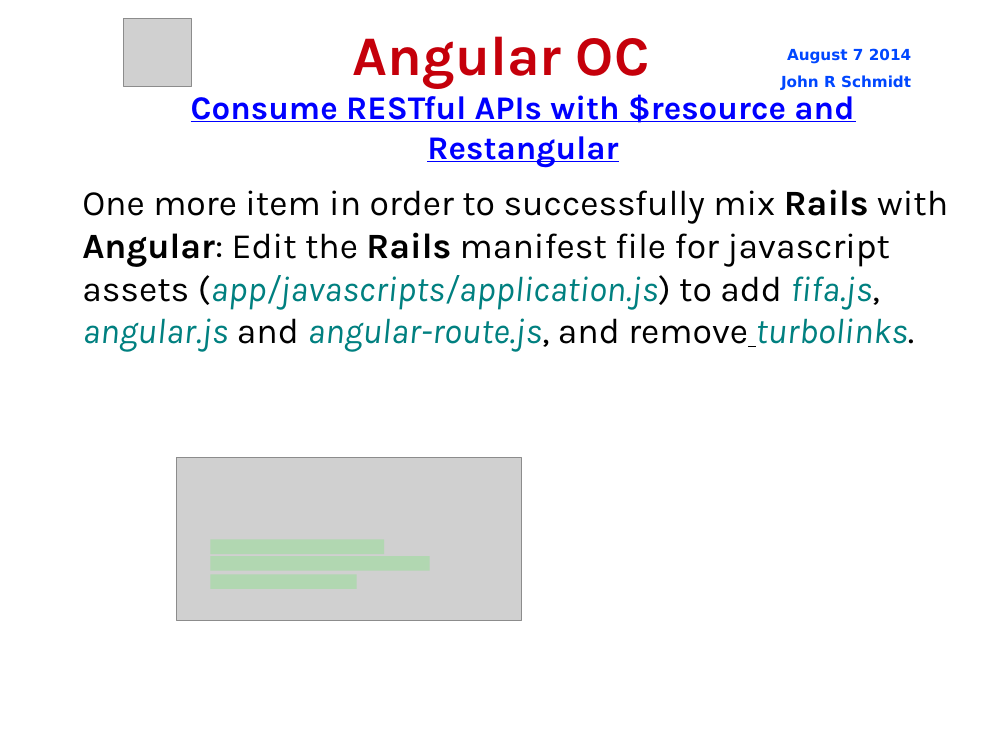
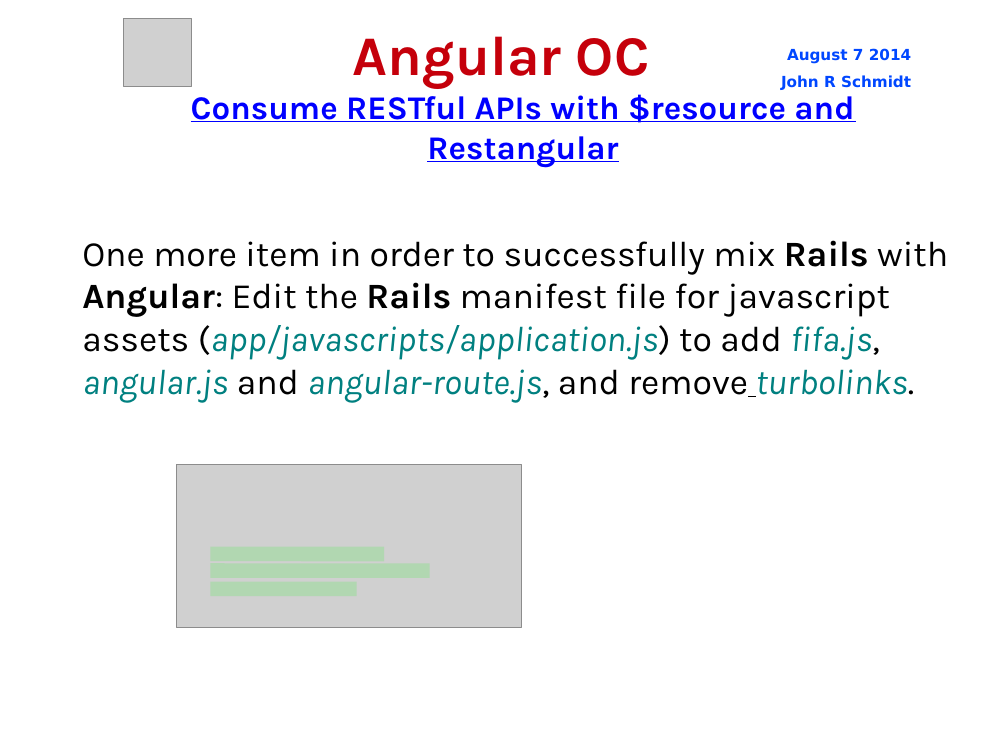
Before and after one commit to jrschmidt/fifa-angular-rest-demo, a slide deck: slide 23 of fifa.odp. Drawn at 1008x756 pixels with LibreOffice and Linux fonts; fonts in the diff are those of the drawing; grey boxes stand for pictures; background and template pictures are left out. Boxes give left, top, right and bottom in pixels: in the first picture for what was removed or moved away, otherwise in the second. Text is boxed around its words. In the diff, an @@ line names an element or a change of style, - is before the commit and + after.

```diff
--- a/fifa.odp
+++ b/fifa.odp
@@ subtitle "One more item in order ...": place and size @@
-subtitle "One more item in order ..." at <box>82,189,948,352</box>
+subtitle "One more item in order ..." at <box>82,240,948,403</box>
@@ picture: place and size @@
-picture at <box>177,457,521,620</box>
+picture at <box>177,465,521,627</box>
@@ line moved from (210, 547) - (384, 547) to (210, 554) - (384, 554) @@
@@ line moved from (210, 563) - (430, 563) to (210, 571) - (430, 571) @@
@@ line moved from (210, 582) - (357, 582) to (210, 589) - (357, 589) @@
```
Also in this commit, not shown: 13 other slides changed, 5 slides added.
